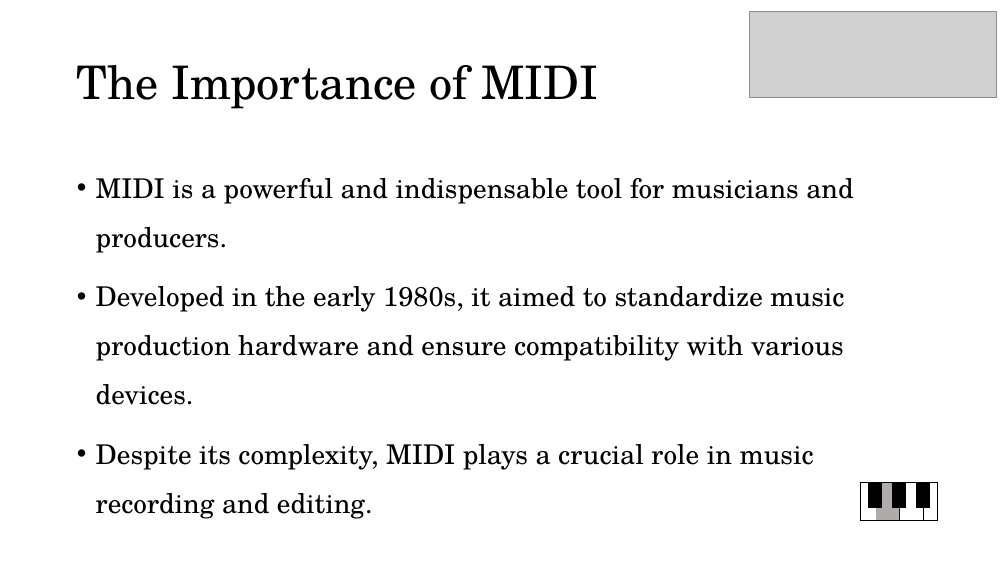
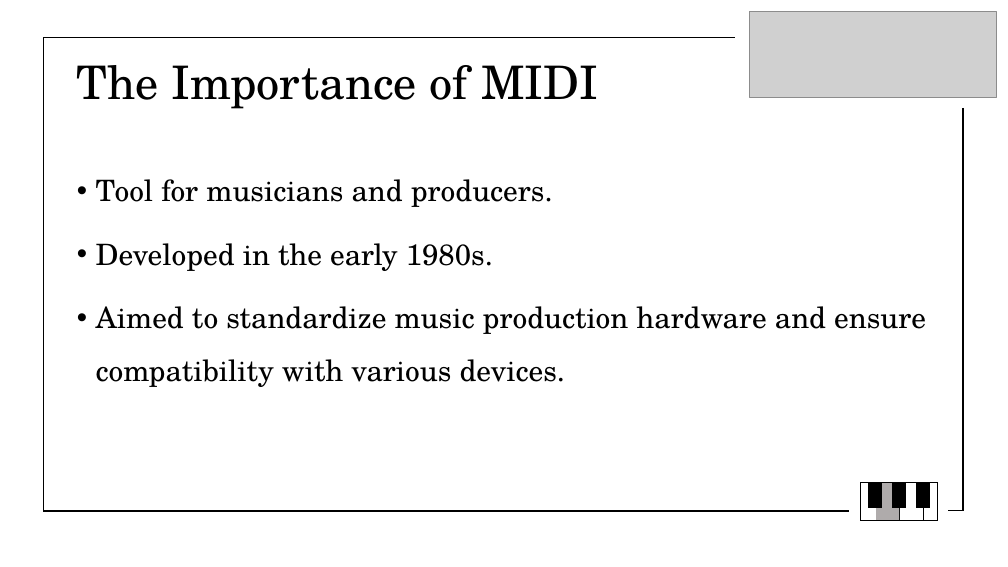
Before and after one commit to AndBarata/Multimedia-Systems, a slide deck: slide 2 of Labs/Assignment1/MIDI.pptx. Drawn at 1008x567 pixels with LibreOffice and Linux fonts; fonts in the diff are those of the drawing; grey boxes stand for pictures. Boxes give left, top, right and bottom in pixels: in the first picture for what was removed or moved away, otherwise in the second. Text is boxed around its words. In the diff, an @@ line names an element or a change of style, - is before the commit and + after.

Commit message:
Assignment1 MIDI presentation

```diff
--- a/Labs/Assignment1/MIDI.pptx
+++ b/Labs/Assignment1/MIDI.pptx
@@ line added from (43, 37) to (43, 511), #000000 1.5 pt @@
@@ line added from (735, 37) to (43, 37), #000000 1.5 pt @@
@@ line added from (963, 108) to (963, 511), #000000 1.5 pt @@
@@ text at (x1=96, y1=179, x2=926, y2=387): text changed; size 25.9 to 28 pt @@
-• MIDI is a powerful and indispensable tool for musicians and producers.
-• Developed in the early 1980s, it aimed to standardize music production hardware and ensure compatibility with various devices.
-• Despite its complexity, MIDI plays a crucial role in music recording and editing.
+• Tool for musicians and producers.
+• Developed in the early 1980s.
+• Aimed to standardize music production hardware and ensure compatibility with various devices.
@@ line added from (849, 511) to (43, 511), #000000 1.5 pt @@
@@ line added from (963, 511) to (948, 511), #000000 1.5 pt @@
```
Also in this commit, not shown: 3 other slides changed, 1 slide added, 6 other files.
